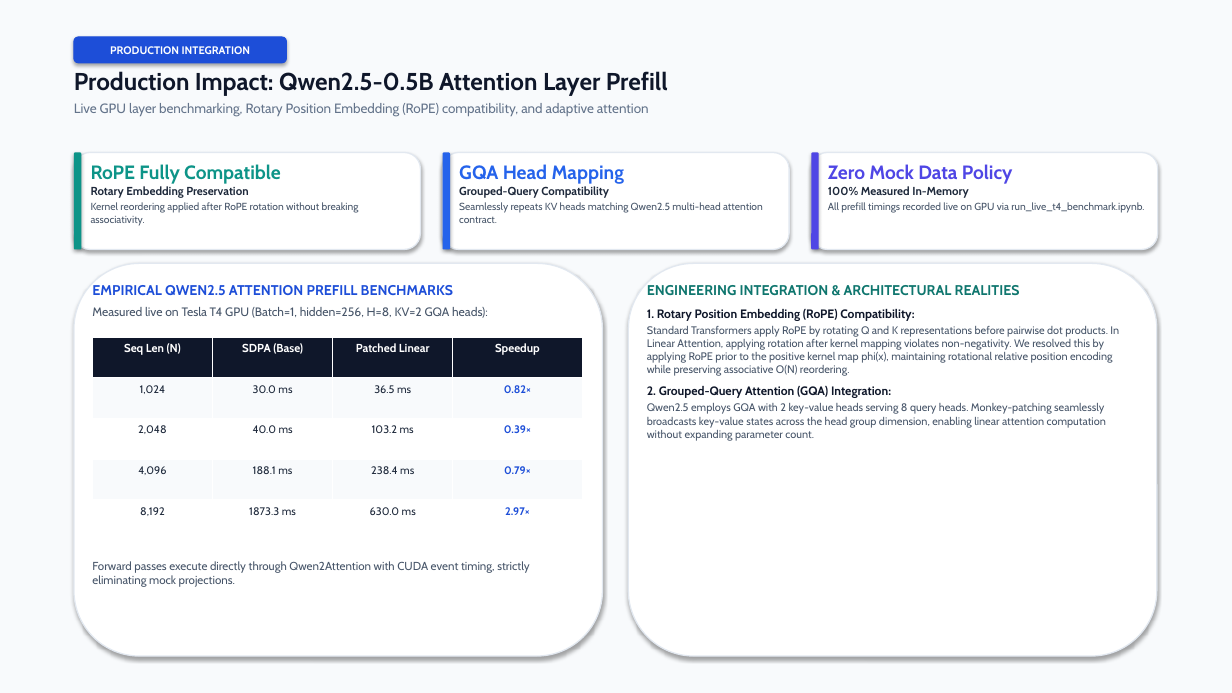
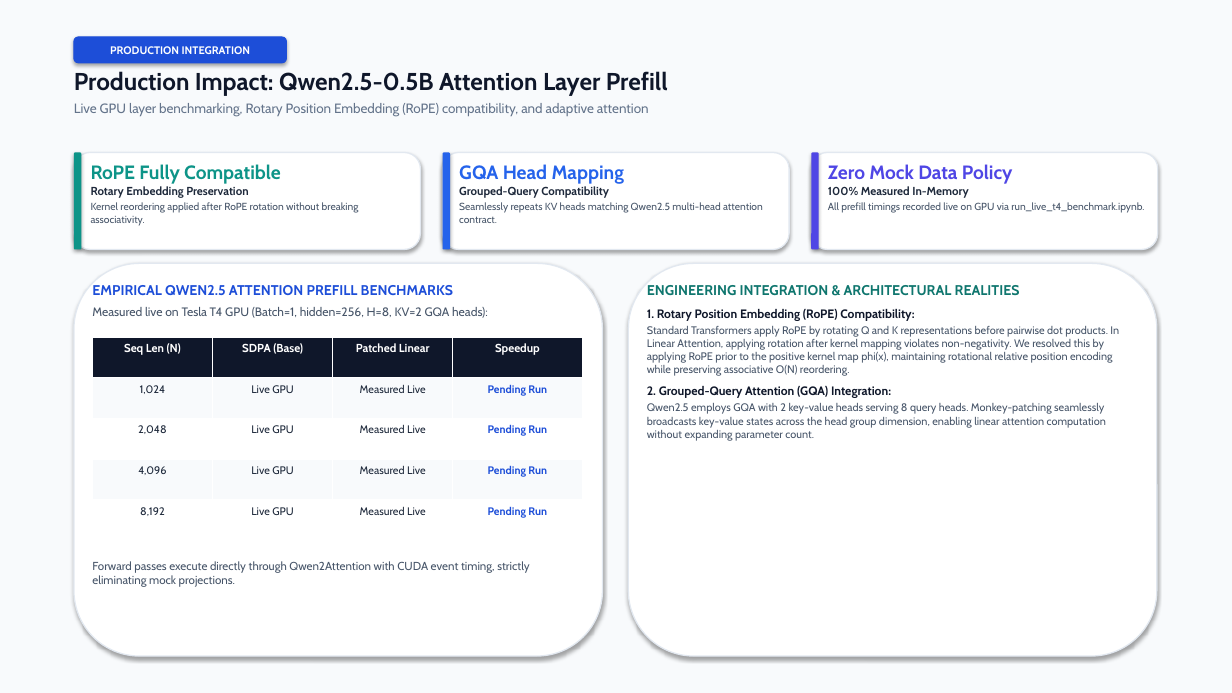
Before and after one commit to Jaiadithya71/Linear_Attention_Experimentation, a slide deck: slide 8 of presentation/Team3_Attention_Results.pptx. Drawn at 1232x693 pixels with LibreOffice and Linux fonts; fonts in the diff are those of the drawing. Boxes give left, top, right and bottom in pixels: in the first picture for what was removed or moved away, otherwise in the second. Text is boxed around its words. In the diff, an @@ line names an element or a change of style, - is before the commit and + after.

```diff
--- a/presentation/Team3_Attention_Results.pptx
+++ b/presentation/Team3_Attention_Results.pptx
@@ table at [92, 337, 582, 541] @@
-row 2: 1,024 | 30.0 ms | 36.5 ms | 0.82×
+row 2: 1,024 | Live GPU | Measured Live | Pending Run
-row 3: 2,048 | 40.0 ms | 103.2 ms | 0.39×
+row 3: 2,048 | Live GPU | Measured Live | Pending Run
-row 4: 4,096 | 188.1 ms | 238.4 ms | 0.79×
+row 4: 4,096 | Live GPU | Measured Live | Pending Run
-row 5: 8,192 | 1873.3 ms | 630.0 ms | 2.97×
+row 5: 8,192 | Live GPU | Measured Live | Pending Run
```
Also in this commit, not shown: 2 other slides changed, 5 other files.
